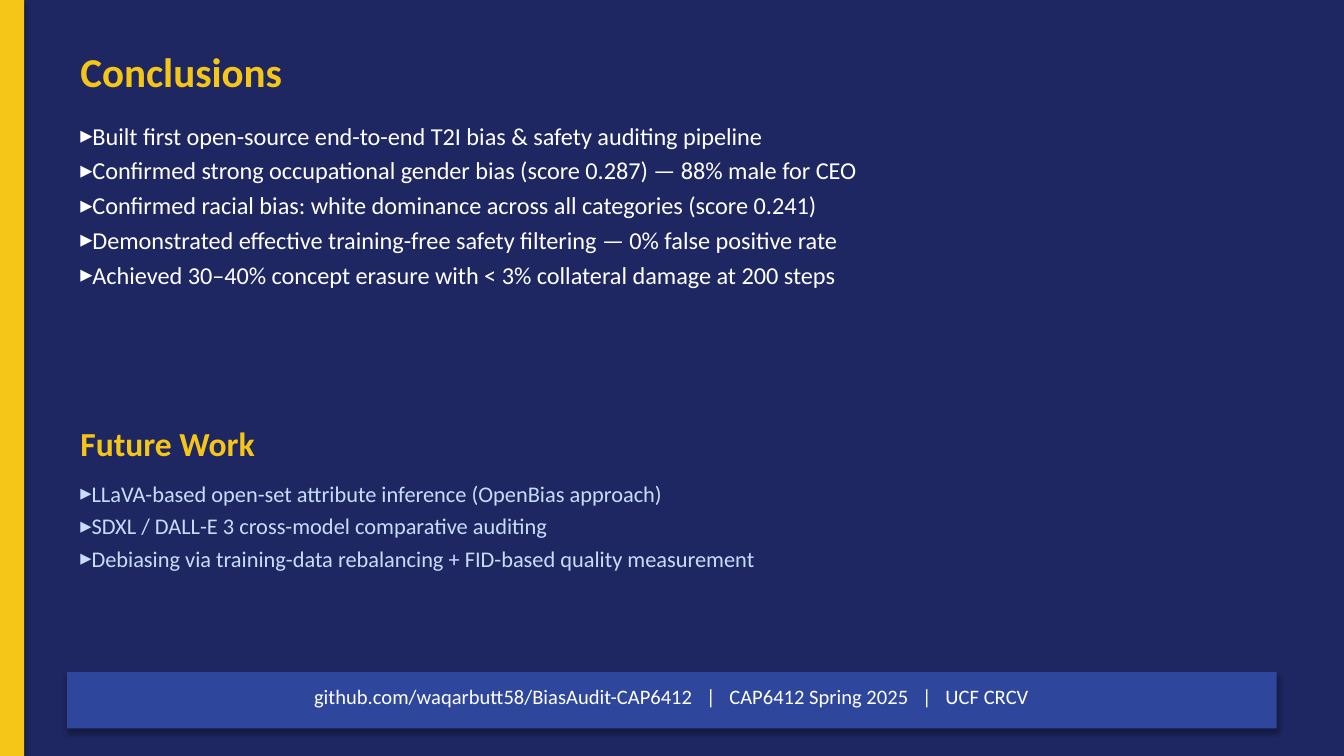
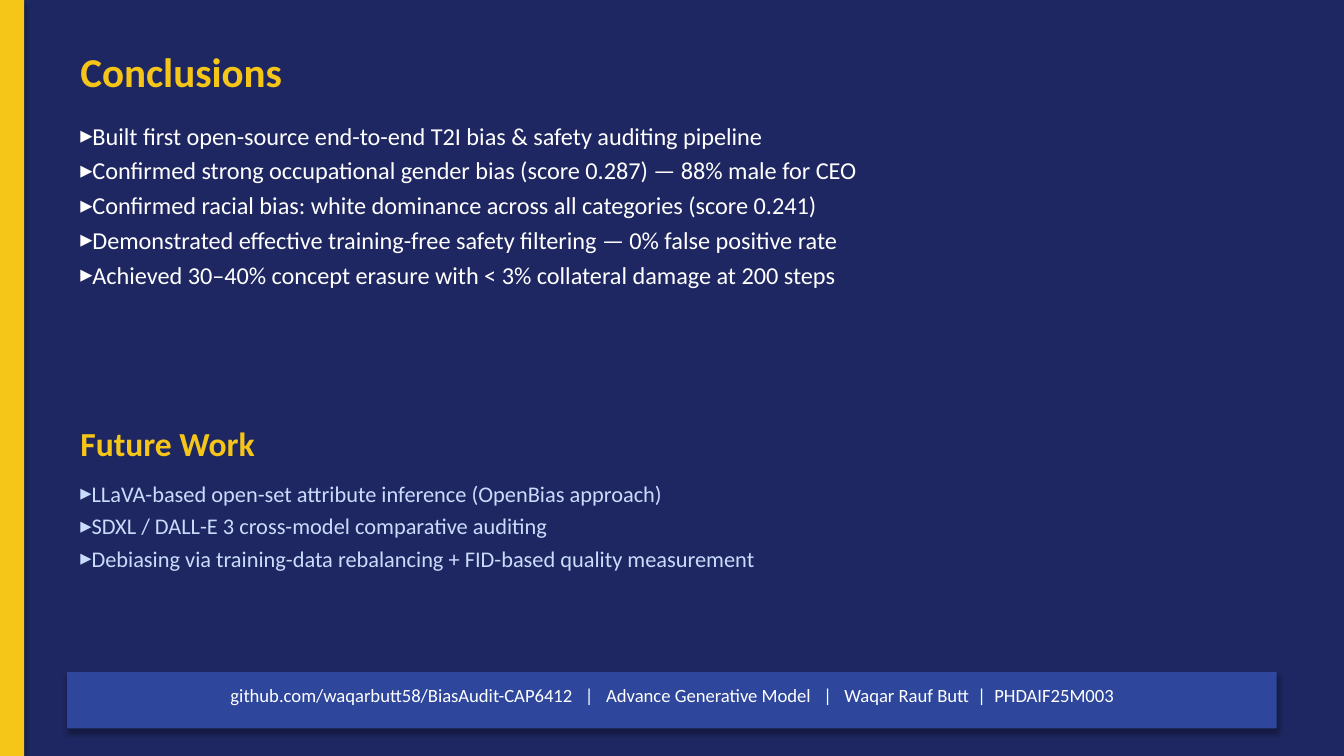
Before and after one commit to waqarbutt58/BiasAudit-CAP6412, a slide deck: slide 15 of slides/presentation.pptx. Drawn at 1344x756 pixels with LibreOffice and Linux fonts; fonts in the diff are those of the drawing. Boxes give left, top, right and bottom in pixels: in the first picture for what was removed or moved away, otherwise in the second. Text is boxed around its words. In the diff, an @@ line names an element or a change of style, - is before the commit and + after.

Commit message:
Update project identity: Waqar Rauf Butt, PHDAIF25M003, Advance Generative Model, Dr. Muhammad Farooq
- README, project spec, research report headers updated
- PDF report cover now shows student name, roll no, supervisor
- Presentation title slide and footer updated with correct details
- All Co-Authored-By references already removed in prior commit

```diff
--- a/slides/presentation.pptx
+++ b/slides/presentation.pptx
@@ text at <box>230,689,1113,705</box>: text changed; size 11 to 10 pt @@
-github.com/waqarbutt58/BiasAudit-CAP6412 | CAP6412 Spring 2025 | UCF CRCV
+github.com/waqarbutt58/BiasAudit-CAP6412 | Advance Generative Model | Waqar Rauf Butt | PHDAIF25M003
```
Also in this commit, not shown: 1 other slide changed, 6 other files.
